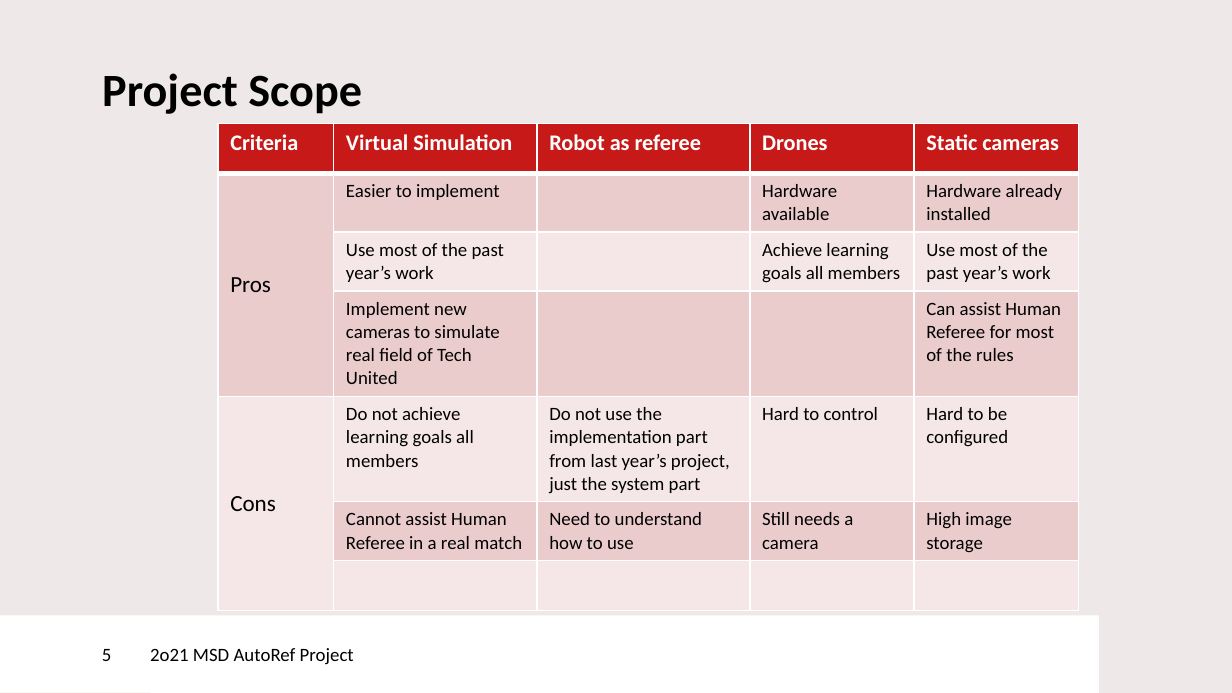
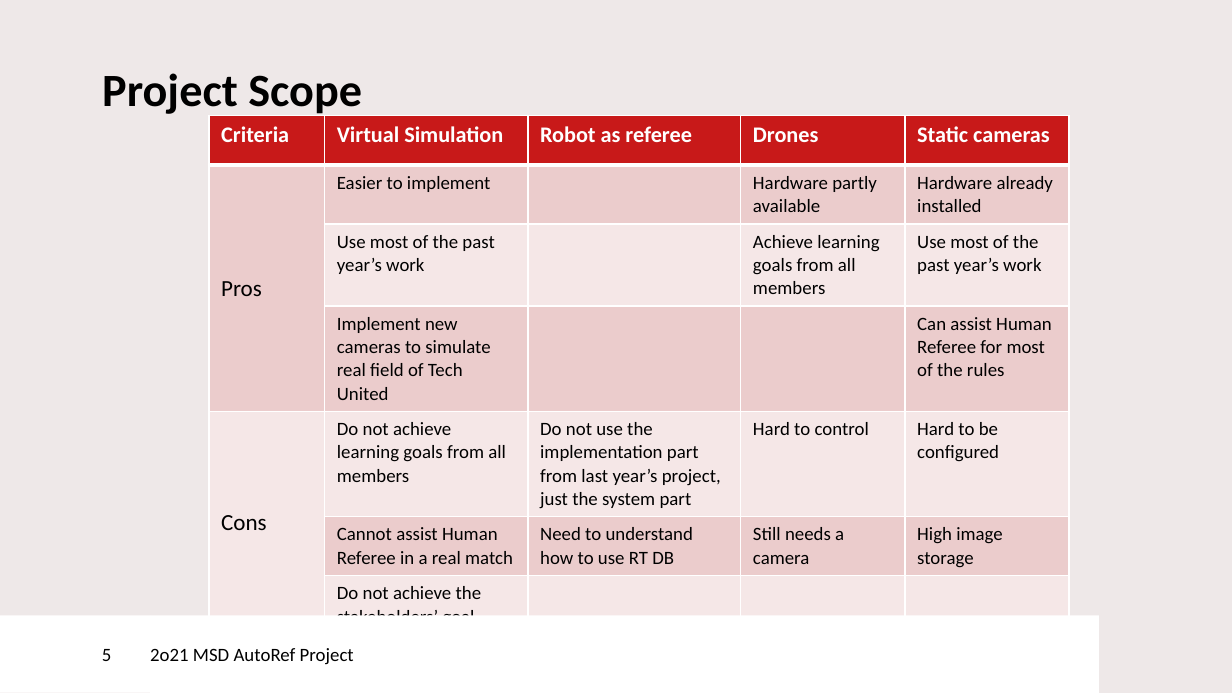
Before and after one commit to Anup8777/AutonomousReferee, a slide deck: slide 5 of docs/Presentations/Stakeholdrers meeting II_Rev2.pptx. Drawn at 1232x693 pixels with LibreOffice and Linux fonts; fonts in the diff are those of the drawing; background and template pictures are left out. Boxes give left, top, right and bottom in pixels: in the first picture for what was removed or moved away, otherwise in the second. Text is boxed around its words. In the diff, an @@ line names an element or a change of style, - is before the commit and + after.

```diff
--- a/docs/Presentations/Stakeholdrers meeting II_Rev2.pptx
+++ b/docs/Presentations/Stakeholdrers meeting II_Rev2.pptx
@@ table at <box>209,116,1069,623</box> @@
-row 2, column 4: Hardware available
+row 2, column 4: Hardware partly available
-row 3, column 4: Achieve learning goals all members
+row 3, column 4: Achieve learning goals from all members
-row 5, column 2: Do not achieve learning goals all members
+row 5, column 2: Do not achieve learning goals from all members
-row 6, column 3: Need to understand how to use
+row 6, column 3: Need to understand how to use RT DB
-row 7, column 2: 
+row 7, column 2: Do not achieve the stakeholders’ goal
@@ table: place and size @@
-table at <box>218,123,1078,601</box>
+table at <box>209,116,1069,623</box>
```
